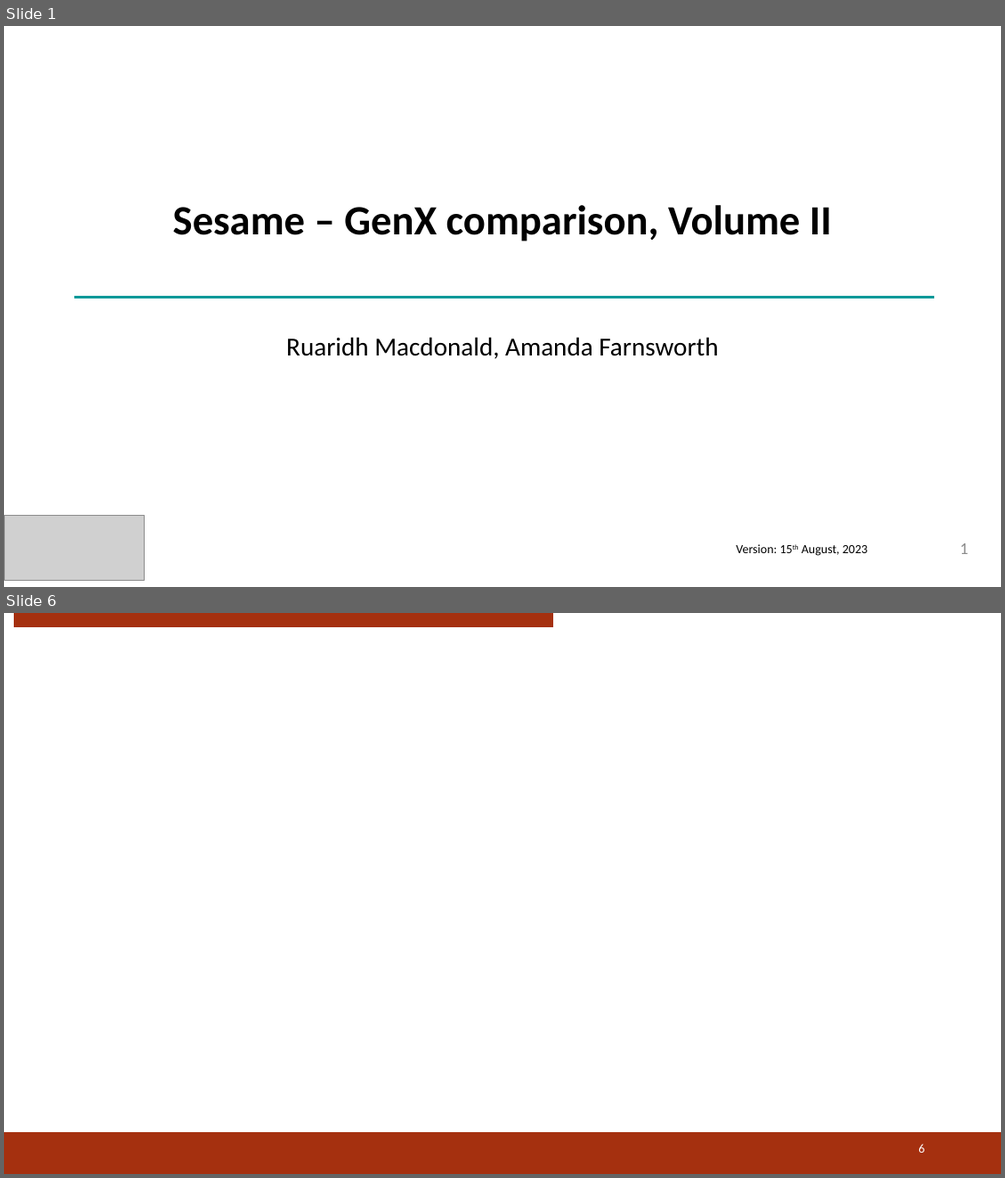
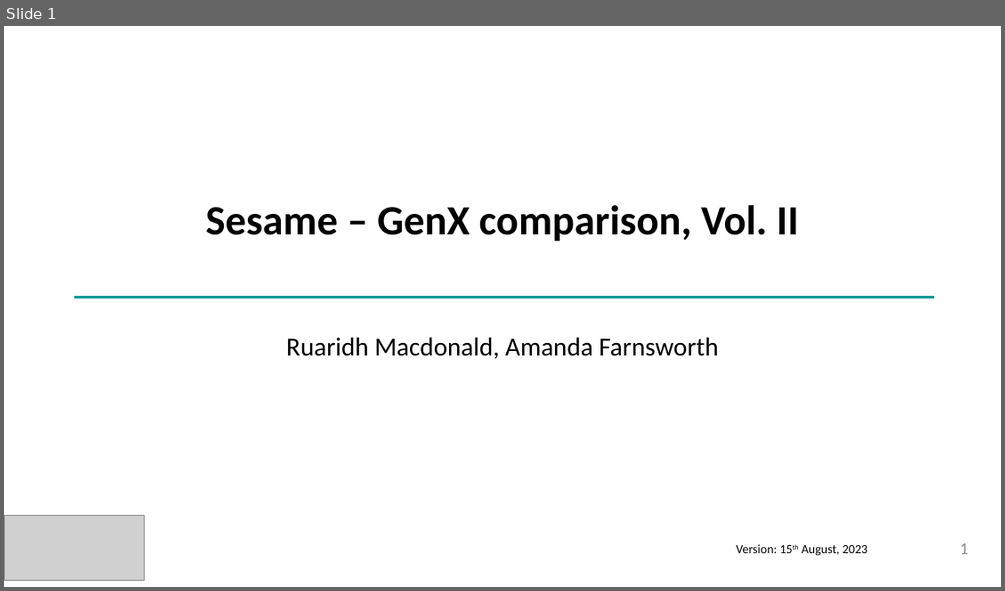
Before and after one commit to rmacd757/GenX, a slide deck: fusion_paper/sesame_comparison/2023-08-14 GenX-Sesame comparison presentation.pptx. Shown one above the other, each under a label of ours: slides 1 and 6 before the commit, slide 1 after it; the slides between them are not shown. The pictures are 1005x1178 and 1005x591 pixels, drawn with LibreOffice and Linux fonts; fonts in the diff are those of the drawing; grey boxes stand for pictures; background and template pictures are left out. Boxes give left, top, right and bottom in pixels: in the first picture for what was removed or moved away, otherwise in the second. Text is boxed around its words. In the diff, an @@ line names an element or a change of style, - is before the commit and + after.

```diff
--- a/fusion_paper/sesame_comparison/2023-08-14 GenX-Sesame comparison presentation.pptx
+++ b/fusion_paper/sesame_comparison/2023-08-14 GenX-Sesame comparison presentation.pptx
@@ slide 6 removed at (4, 613, 1001, 1174), background #FFFFFF @@
@@ rectangle removed at (15, 613, 553, 627) @@
@@ rectangle removed at (4, 1133, 1001, 1174) @@
@@ page number removed at (918, 1143, 924, 1152) @@
-6
@@ slide 1 changed as well @@
@@ text at (206, 205, 799, 241): text changed @@
-Sesame – GenX comparison, Volume II
+Sesame – GenX comparison, Vol. II
```
Also in this commit, not shown: 2 other slides changed, 3 slides added, 2 other slides removed, 32 other files.
